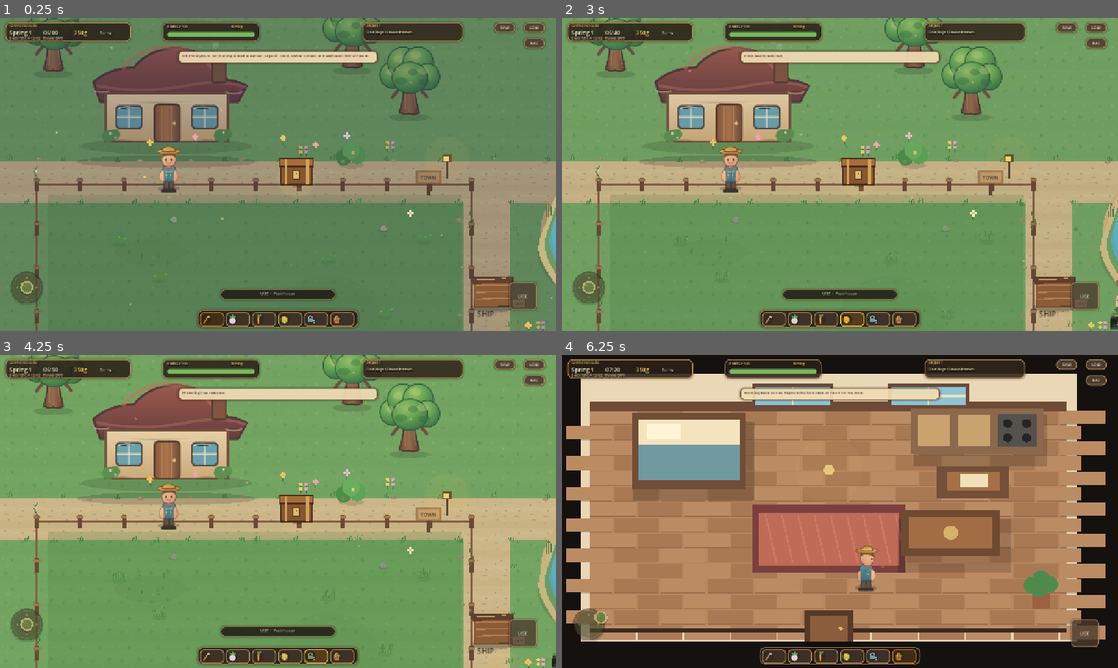
Above: before the commit, frames 1-4 (two rows, left to right).
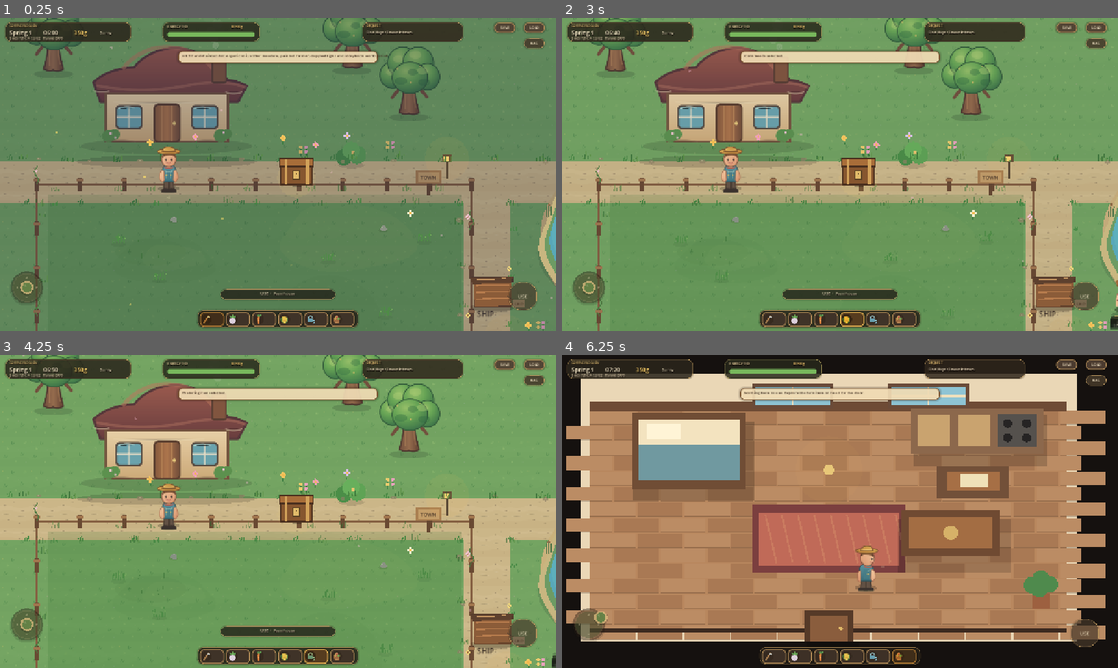
Above: after the commit, the same moments.

Repository: mohsenbigdeli/New
Game: Godot game, scene res://scenes/main.tscn
Two runs of this game, one before a commit and one after it. Both use one fixed random seed, a clock stepped at 60 frames per second and the inputs below.
Inputs (mouse positions are in pixels of both pictures, inside the frame that each line leads up to):
- Up to frame 1 (0.25 s): no input
- Up to frame 2 (3 s): click (773, 318) at 0.52 s; click (801, 318) at 1.27 s; click (828, 318) at 2.02 s; click (851, 318) at 2.77 s
- Up to frame 3 (4.25 s): click (316, 655) at 3.52 s
- Up to frame 4 (6.25 s): click (906, 655) at 4.27 s; click "USE" at 5 s; tap Enter at 5.75 s; drag from (589, 624) to (895, 442) at 5.77 s

The runs differ from the first frame. In frame 1, 1.3% of the frame differs, in the area x 1-98%, y 1-99%; in frame 2, 1.1%; in frame 3, 1.1%; in frame 4, 0.8%.

Commit message:
Switch main scene to v1.3 hand-painted art

Diff:
--- a/greenfield-farm/scenes/main.tscn
+++ b/greenfield-farm/scenes/main.tscn
@@ -1,6 +1,6 @@
 [gd_scene load_steps=2 format=3]
 
-[ext_resource path="res://scripts/main_v12.gd" type="Script" id="1_main"]
+[ext_resource path="res://scripts/main_v13.gd" type="Script" id="1_main"]
 
 [node name="Main" type="Node2D"]
 script = ExtResource("1_main")
